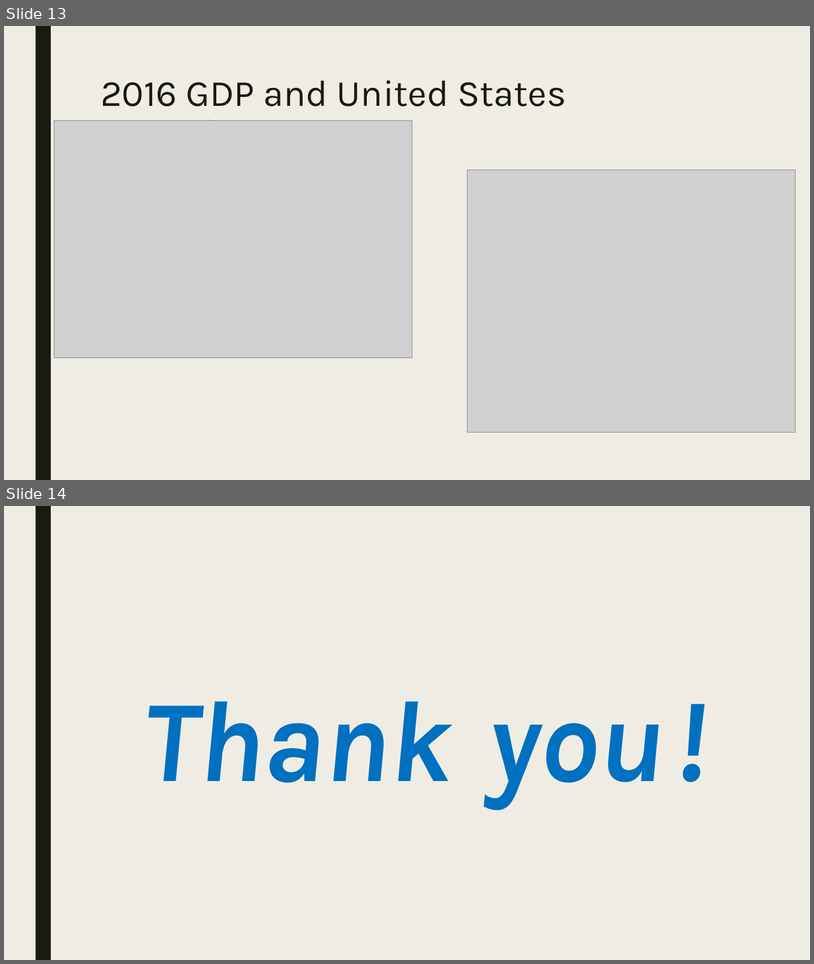
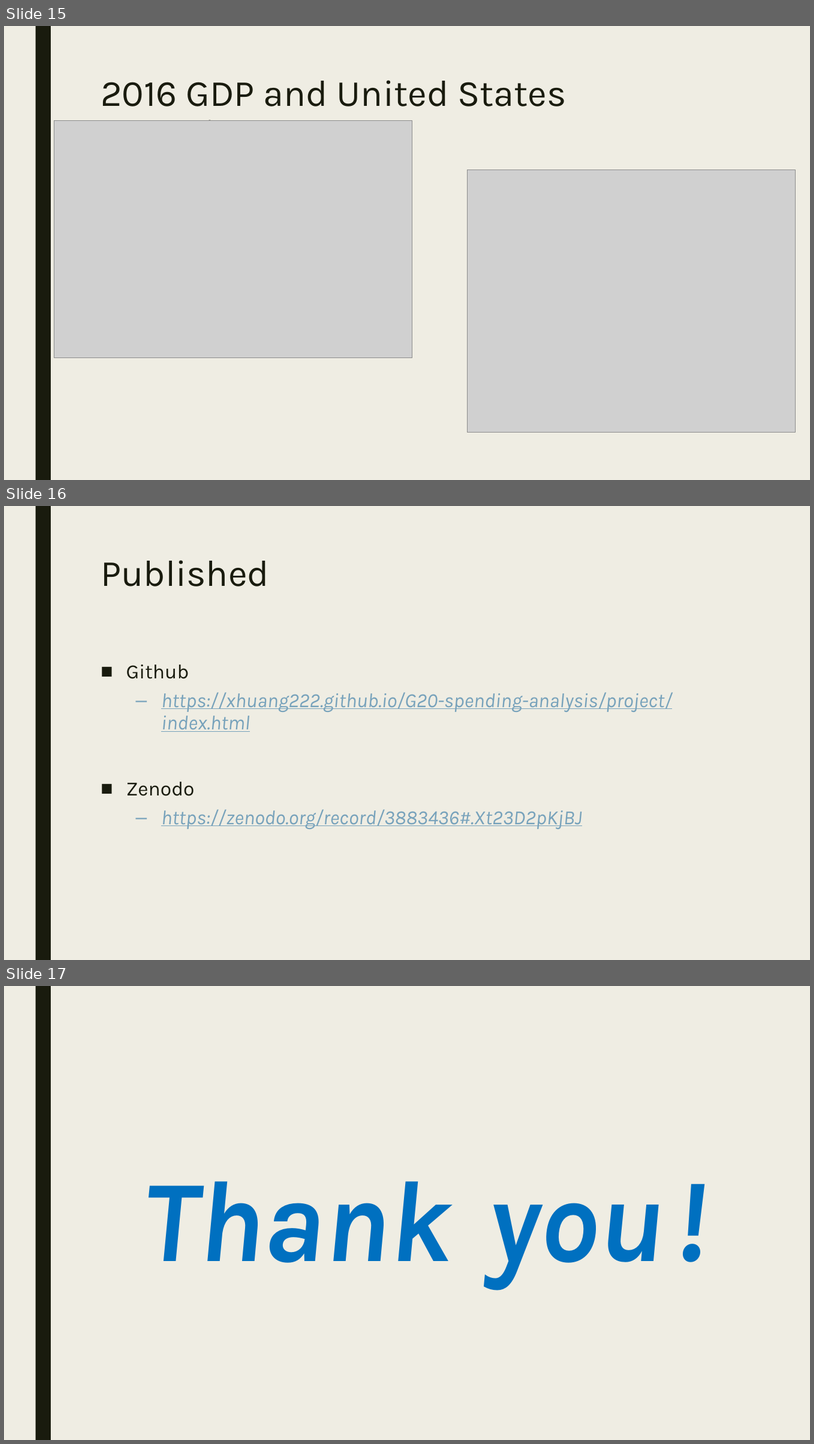
Before and after one commit to xhuang222/G20-spending-analysis, a slide deck: project/ppt.pptx. Shown one above the other, each under a label of ours: slides 13 and 14 before the commit, slides 15, 16 and 17 after it. The pictures are 814x964 and 814x1444 pixels, drawn with LibreOffice and Linux fonts; fonts in the diff are those of the drawing; grey boxes stand for pictures. Boxes give left, top, right and bottom in pixels: in the first picture for what was removed or moved away, otherwise in the second. Text is boxed around its words. In the diff, an @@ line names an element or a change of style, - is before the commit and + after.

```diff
--- a/project/ppt.pptx
+++ b/project/ppt.pptx
@@ slide 16 added at (4,506,810,960), background #EFEDE3; not listed: 1 template element that a slide beside it also shows @@
@@ title added at (101,560,269,586), 44 pt, text #191B0E @@
+Published
@@ text added at (126,664,672,829), 24 pt, text #77A2BB, italic, underline @@
+■ Github
+  – https://xhuang222.github.io/G20-spending-analysis/project/index.html
+■ Zenodo
+  – https://zenodo.org/record/3883436#.Xt23D2pKjBJ
@@ what was slide 13 is now slide 15 @@
@@ what was slide 14 is now slide 17 @@
```
Also in this commit, not shown: 1 slide changed, 2 other slides added, 8 other files.
